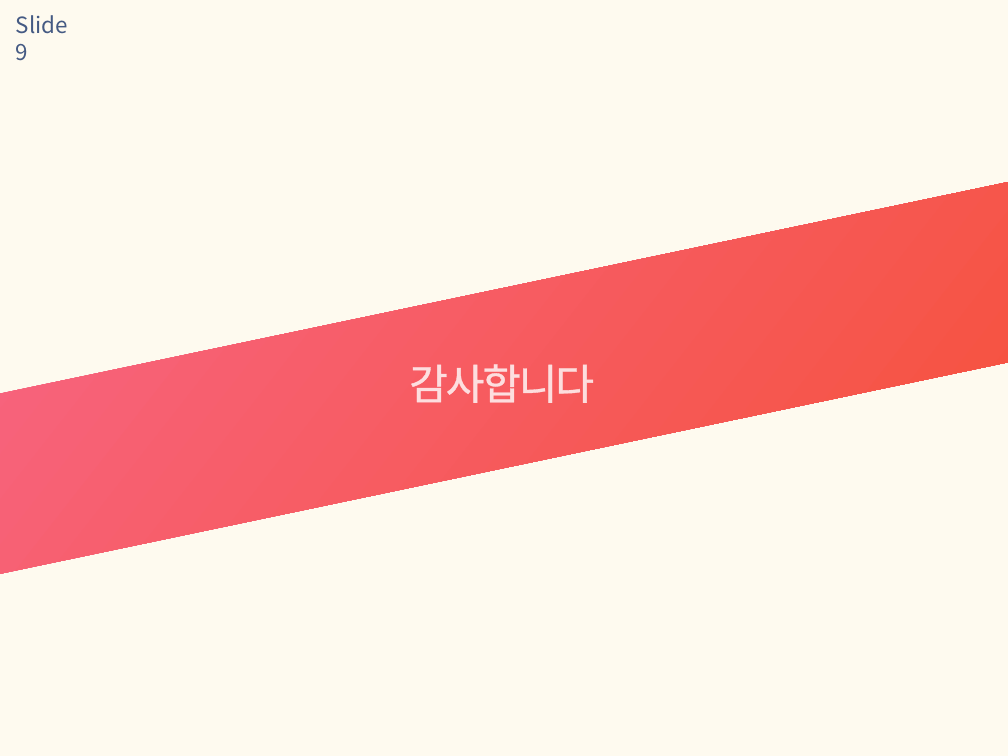
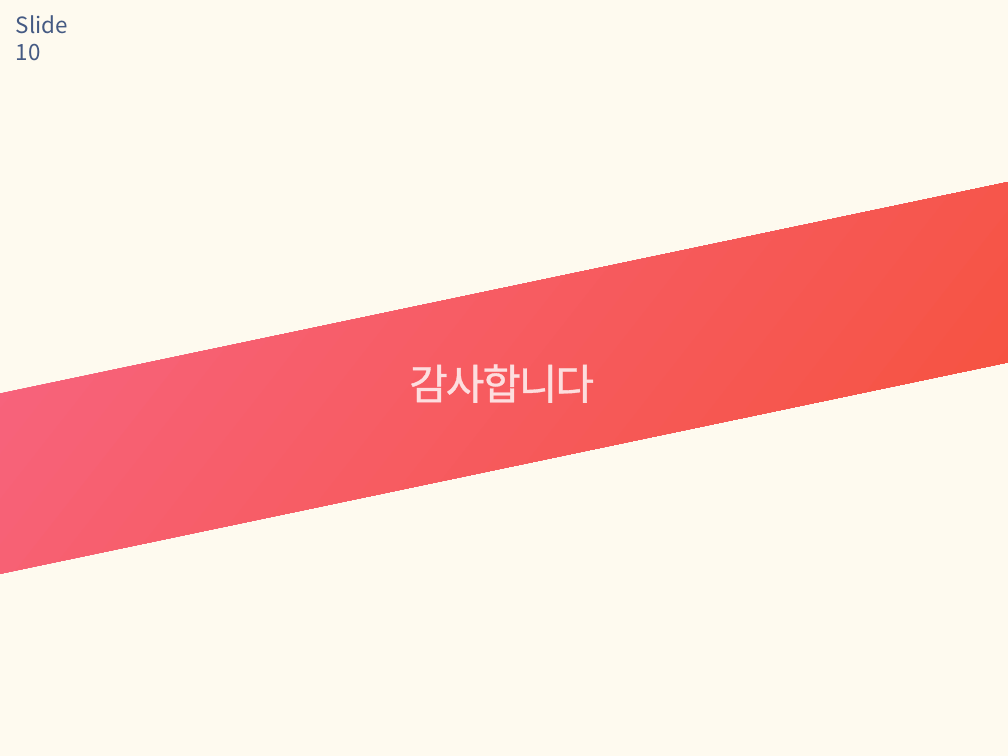
Before and after one commit to 97thCJY/CapstoneDesignDC, a slide deck: slide 11 of req_doc/DC 스마트그리드 홈 네트워크 제안서.pptx (slide 12 before the commit). Drawn at 1008x756 pixels with LibreOffice and Linux fonts; fonts in the diff are those of the drawing. Boxes give left, top, right and bottom in pixels: in the first picture for what was removed or moved away, otherwise in the second. Text is boxed around its words. In the diff, an @@ line names an element or a change of style, - is before the commit and + after.

```diff
--- a/req_doc/DC 스마트그리드 홈 네트워크 제안서.pptx
+++ b/req_doc/DC 스마트그리드 홈 네트워크 제안서.pptx
@@ text at (16,15,68,61): text changed @@
-Slide 9
+Slide 10
```
Also in this commit, not shown: 2 other slides changed, 1 slide removed.
